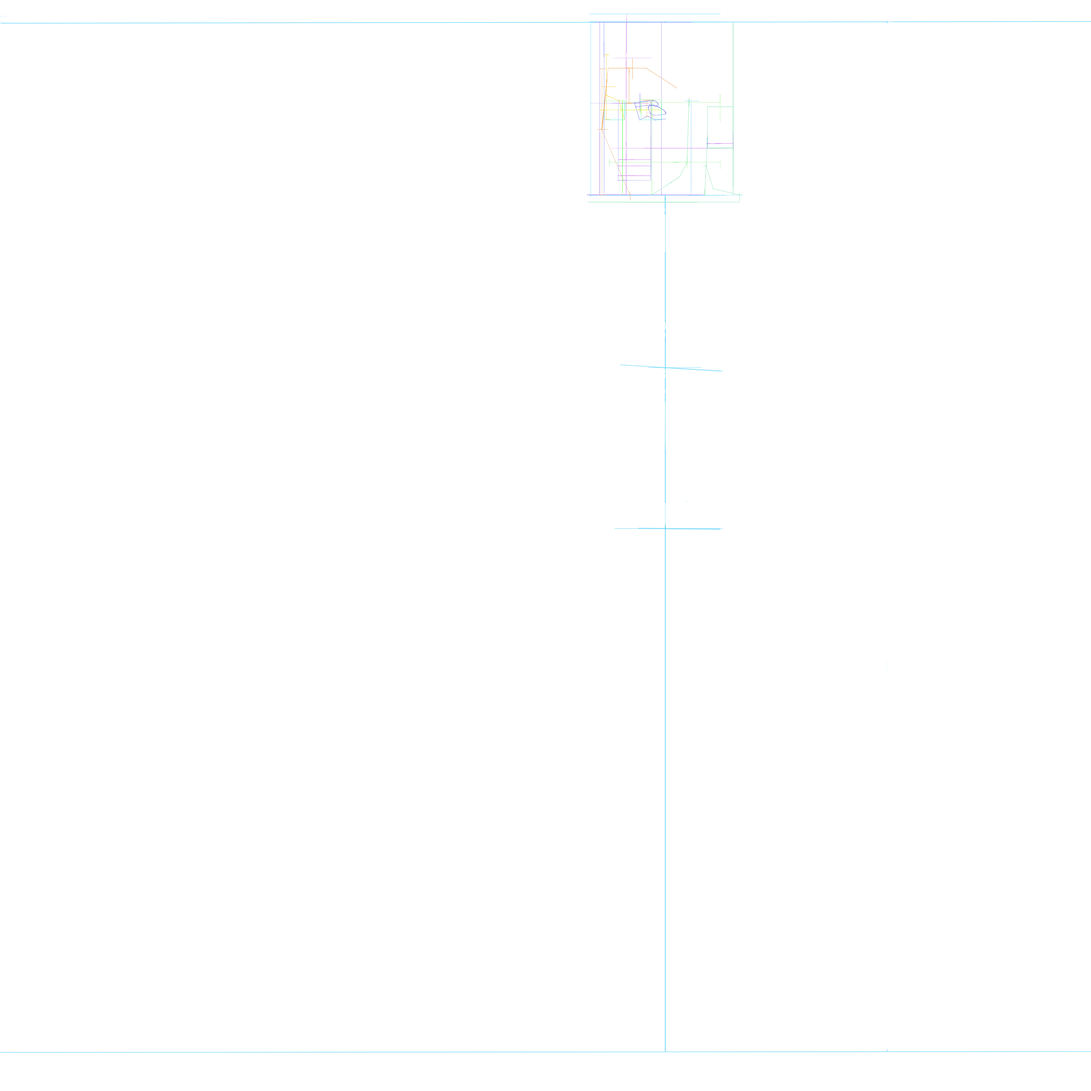
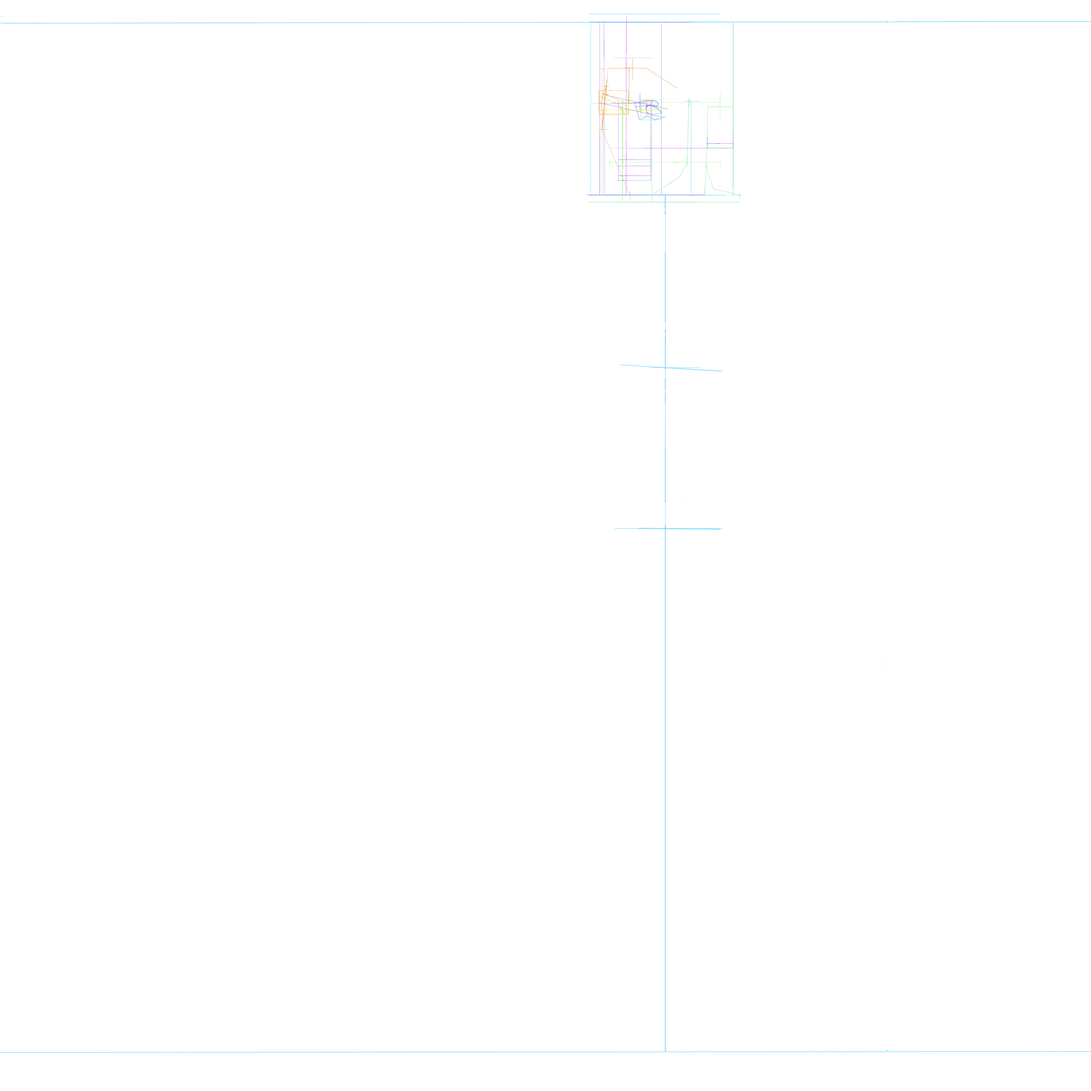
The second 1091×1091 image is a revision of the first. Changes to its layers:
removed layer "Layer 80" over [601, 92, 626, 121]
added layer "Layer 89" above "Layer 81" over [600, 85, 629, 115]
added layer "Layer 87" above "Layer 85" over [598, 102, 662, 118]
added layer "Layer 86" above "Layer 88" over [605, 94, 669, 110]
added layer "Layer 88" above "Layer 77" over [598, 86, 630, 116]
painted on "w - cằm" over [622, 191, 653, 202]
hid "Layer 42", painted on it over [598, 93, 626, 121]
painted on "Layer 79" over [601, 49, 616, 121]
added layer "Layer 84" above "Layer 75" over [645, 104, 663, 117]
painted on "Layer 75" over [646, 104, 667, 121]
